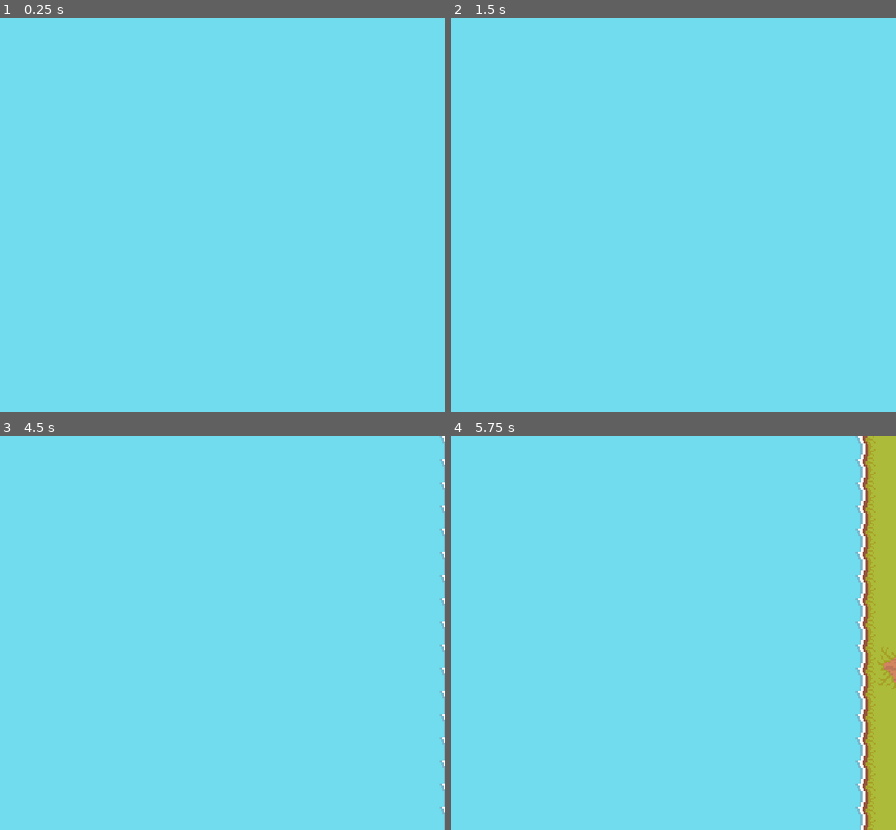
Above: before the commit, frames 1-4 (two rows, left to right).
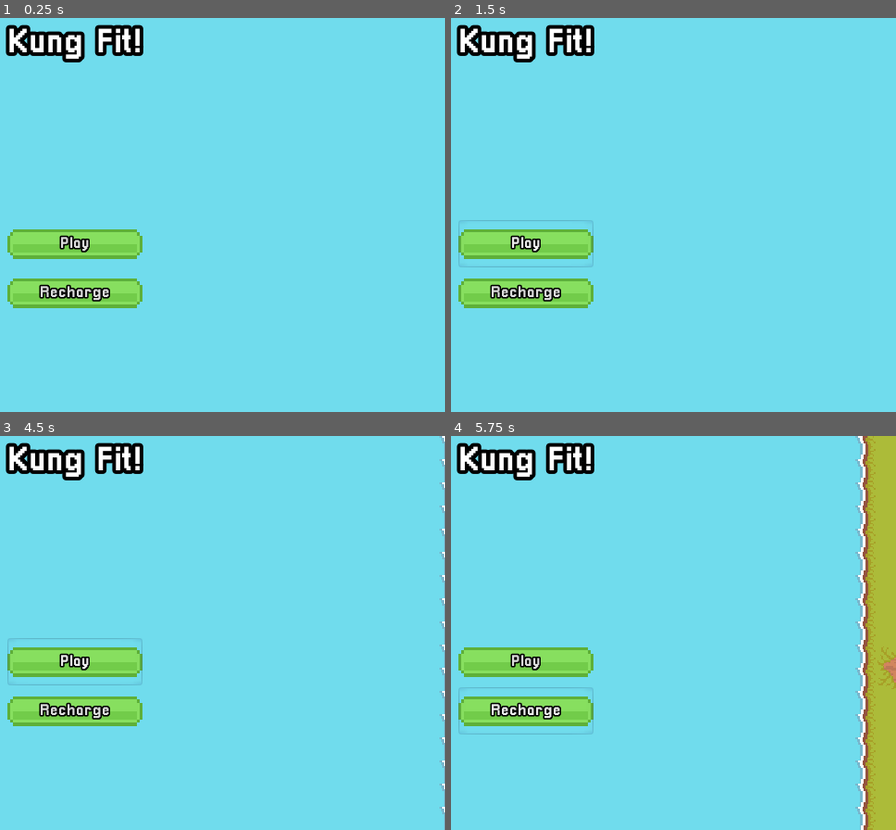
Above: after the commit, the same moments.

Repository: MysteryCoder456/KungFitGame
Game: Godot game, scene res://src/scenes/MainMenu.tscn
The game is run twice, just before and just after one commit, with the same random seed, the same clock (stepped at 60 frames per second) and the same inputs.
Inputs (mouse positions are in pixels of both pictures, inside the frame that each line leads up to):
- Up to frame 1 (0.25 s): no input
- Up to frame 2 (1.5 s): click (526, 293) at 0.5 s, where only the run after the commit has a clickable "Recharge"; click (526, 242) at 1.25 s, where only the run after the commit has a clickable "Play"
- Up to frame 3 (4.5 s): click (75, 660) at 2 s, where only the run after the commit has a clickable "Play"; tap Enter at 2.75, 4.25 s; move the mouse to (235, 613) at 2.77 s; hold D (move_right) 2.78-3.53 s; hold P (kick_attack) 2.78-3.53 s; click (235, 613) at 2.92 s; tap Space at 3.5 s; move the mouse to (outside the picture) at 3.52 s; hold S (move_down) 3.53-4.28 s; tap O (stick_attack) at 3.6 s; move the mouse to (146, 546) at 4.27 s; hold D (move_right) from 4.28 s (still down); hold P (kick_attack) from 4.28 s (still down)
- Up to frame 4 (5.75 s): move the mouse to (491, 711) at 5.02 s; release D (move_right) at 5.03 s; release P (kick_attack) at 5.03 s; hold W (move_up) from 5.03 s (still down); tap O (stick_attack) at 5.1 s; click (491, 711) at 5.17 s

The runs differ from the first frame. In frame 1, 6.6% of the frame differs, in the area x 1-33%, y 1-74%; in frame 2, 6.7%; in frame 3, 6.7%; in frame 4, 6.7%.

Commit message:
added main menu

Diff:
--- /dev/null
+++ b/FitnessGame/src/dynamic_fonts/Pixellari_48.tres
@@ -0,0 +1,9 @@
+[gd_resource type="DynamicFont" load_steps=2 format=2]
+
+[ext_resource path="res://assets/fonts/Pixellari.ttf" type="DynamicFontData" id=1]
+
+[resource]
+size = 48
+outline_size = 5
+outline_color = Color( 0, 0, 0, 1 )
+font_data = ExtResource( 1 )
--- a/FitnessGame/src/scenes/MainMenu.tscn
+++ b/FitnessGame/src/scenes/MainMenu.tscn
@@ -1,11 +1,13 @@
-[gd_scene load_steps=3 format=2]
+[gd_scene load_steps=4 format=2]
 
 [ext_resource path="res://src/tile_sets/World.tres" type="TileSet" id=1]
 [ext_resource path="res://src/scripts/MainMenu.gd" type="Script" id=2]
+[ext_resource path="res://src/themes/MainMenu.tres" type="Theme" id=3]
 
 [node name="MainMenu" type="Control"]
 anchor_right = 1.0
 anchor_bottom = 1.0
+theme = ExtResource( 3 )
 script = ExtResource( 2 )
 __meta__ = {
 "_edit_use_anchors_": false
@@ -33,3 +35,49 @@
 [node name="ScrollTimer" type="Timer" parent="."]
 wait_time = 90.0
 autostart = true
+
+[node name="V" type="VBoxContainer" parent="."]
+anchor_left = 0.5
+anchor_right = 0.5
+anchor_bottom = 1.0
+margin_left = -87.0
+margin_top = 12.0
+margin_right = 87.0
+grow_horizontal = 2
+grow_vertical = 2
+alignment = 1
+__meta__ = {
+"_edit_use_anchors_": false
+}
+
+[node name="Label" type="Label" parent="V"]
+margin_right = 186.0
+margin_bottom = 264.0
+grow_horizontal = 2
+size_flags_vertical = 3
+text = "Kung Fit!"
+align = 1
+
+[node name="Buttons" type="VBoxContainer" parent="V"]
+margin_top = 268.0
+margin_right = 186.0
+margin_bottom = 532.0
+grow_vertical = 0
+size_flags_vertical = 3
+
+[node name="PlayButton" type="Button" parent="V/Buttons"]
+margin_right = 186.0
+margin_bottom = 64.0
+grow_horizontal = 2
+grow_vertical = 2
+rect_min_size = Vector2( 0, 64 )
+text = "Play"
+
+[node name="RechargeButton" type="Button" parent="V/Buttons"]
+margin_top = 68.0
+margin_right = 186.0
+margin_bottom = 132.0
+grow_horizontal = 2
+grow_vertical = 2
+rect_min_size = Vector2( 0, 64 )
+text = "Recharge"
--- /dev/null
+++ b/FitnessGame/src/themes/MainMenu.tres
@@ -0,0 +1,21 @@
+[gd_resource type="Theme" load_steps=7 format=2]
+
+[ext_resource path="res://src/dynamic_fonts/Pixellari_48.tres" type="DynamicFont" id=1]
+[ext_resource path="res://src/dynamic_fonts/Pixellari_22.tres" type="DynamicFont" id=2]
+[ext_resource path="res://assets/ui/menu_buttons/button_bg.png" type="Texture" id=3]
+[ext_resource path="res://assets/ui/menu_buttons/button_bg_pressed.png" type="Texture" id=4]
+
+[sub_resource type="StyleBoxTexture" id=1]
+texture = ExtResource( 3 )
+region_rect = Rect2( 0, 0, 48, 16 )
+
+[sub_resource type="StyleBoxTexture" id=2]
+texture = ExtResource( 4 )
+region_rect = Rect2( 0, 0, 48, 16 )
+
+[resource]
+Button/fonts/font = ExtResource( 2 )
+Button/styles/hover = SubResource( 1 )
+Button/styles/normal = SubResource( 1 )
+Button/styles/pressed = SubResource( 2 )
+Label/fonts/font = ExtResource( 1 )
Binary file added: FitnessGame/assets/ui/menu_buttons/button_bg.png
Not shown, added: FitnessGame/assets/ui/menu_buttons/button_bg.png.import
Binary file added: FitnessGame/assets/ui/menu_buttons/button_bg_pressed.png
Not shown, added: FitnessGame/assets/ui/menu_buttons/button_bg_pressed.png.import
